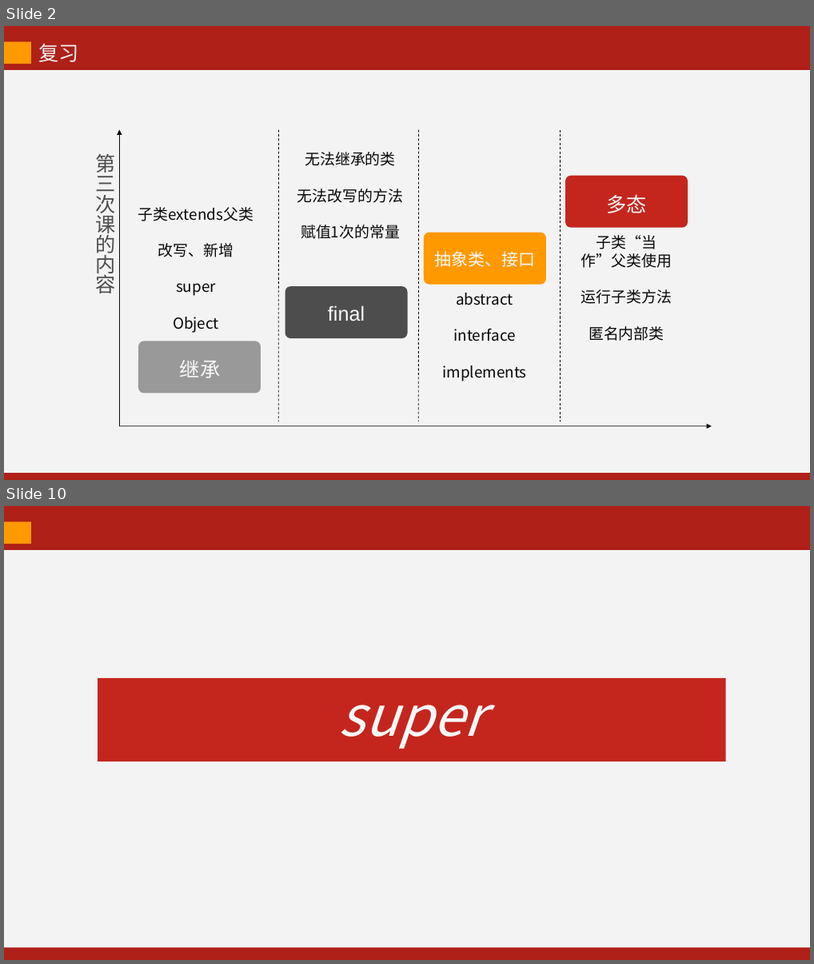
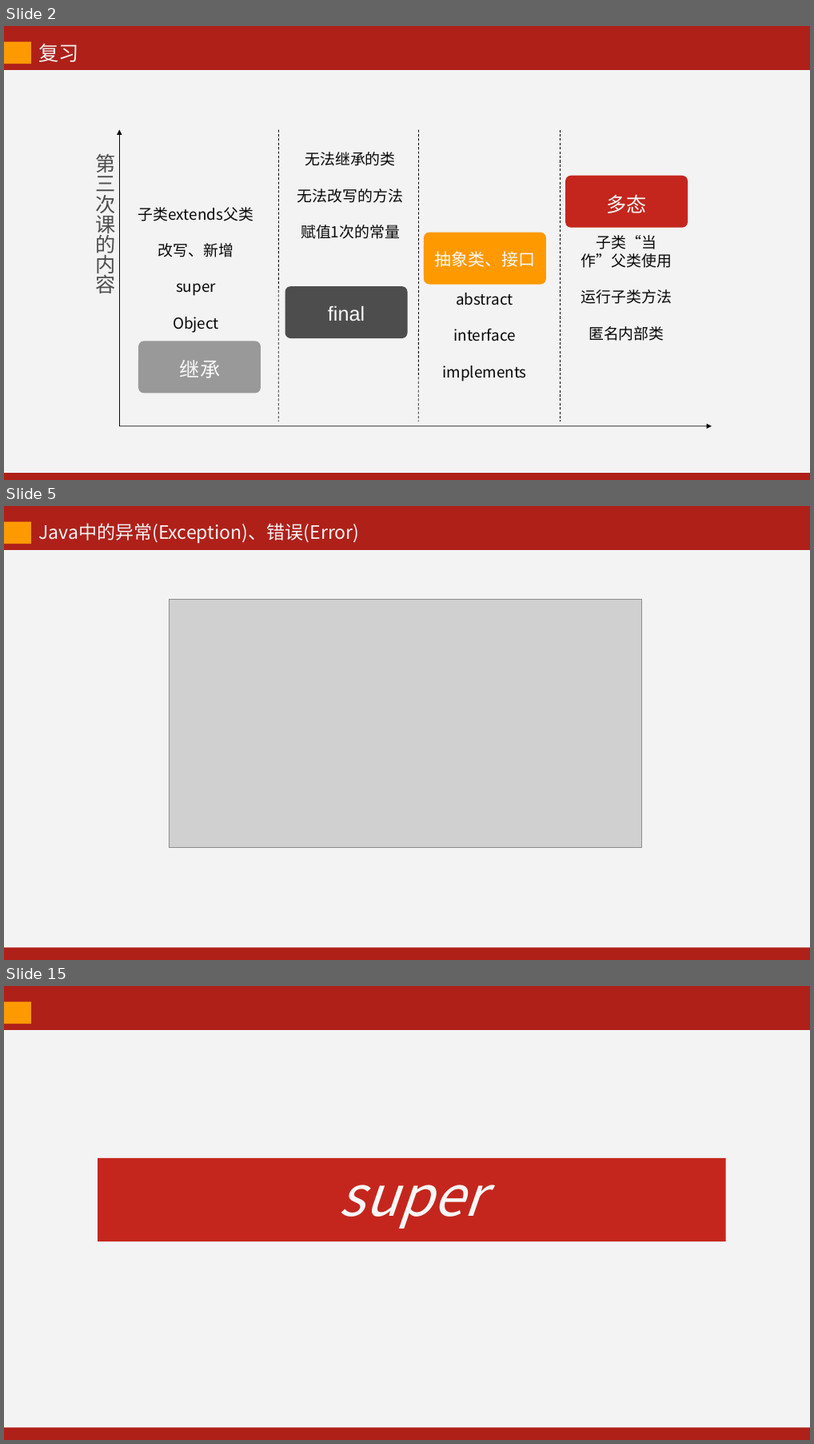
Before and after one commit to kevinjoyce/JavaCourseWare, a slide deck: PPT/每次课PPT/04 面向对象（下）-2.pptx. Shown one above the other, each under a label of ours: slides 2 and 10 before the commit, slides 2, 5 and 15 after it; the slides between them are not shown. The pictures are 814x964 and 814x1444 pixels, drawn with LibreOffice and Linux fonts; fonts in the diff are those of the drawing; grey boxes stand for pictures. Boxes give left, top, right and bottom in pixels: in the first picture for what was removed or moved away, otherwise in the second. Text is boxed around its words. In the diff, an @@ line names an element or a change of style, - is before the commit and + after.

```diff
--- a/PPT/每次课PPT/04 面向对象（下）-2.pptx
+++ b/PPT/每次课PPT/04 面向对象（下）-2.pptx
@@ slide 5 added at bbox=[4, 506, 810, 960], background #AF2019 @@
@@ rectangle added at bbox=[4, 522, 31, 544], fill #FF9900 @@
@@ text added at bbox=[38, 523, 359, 543], 22 pt, text #F3F3F3 @@
+Java中的异常(Exception)、错误(Error)
@@ rectangle added at bbox=[4, 550, 810, 947], fill #F3F3F3 @@
@@ picture added at bbox=[169, 600, 642, 847] @@
@@ what was slide 10 is now slide 15 @@
```
Also in this commit, not shown: 3 slides changed, 8 other slides added, 5 slides removed, 10 other files.
